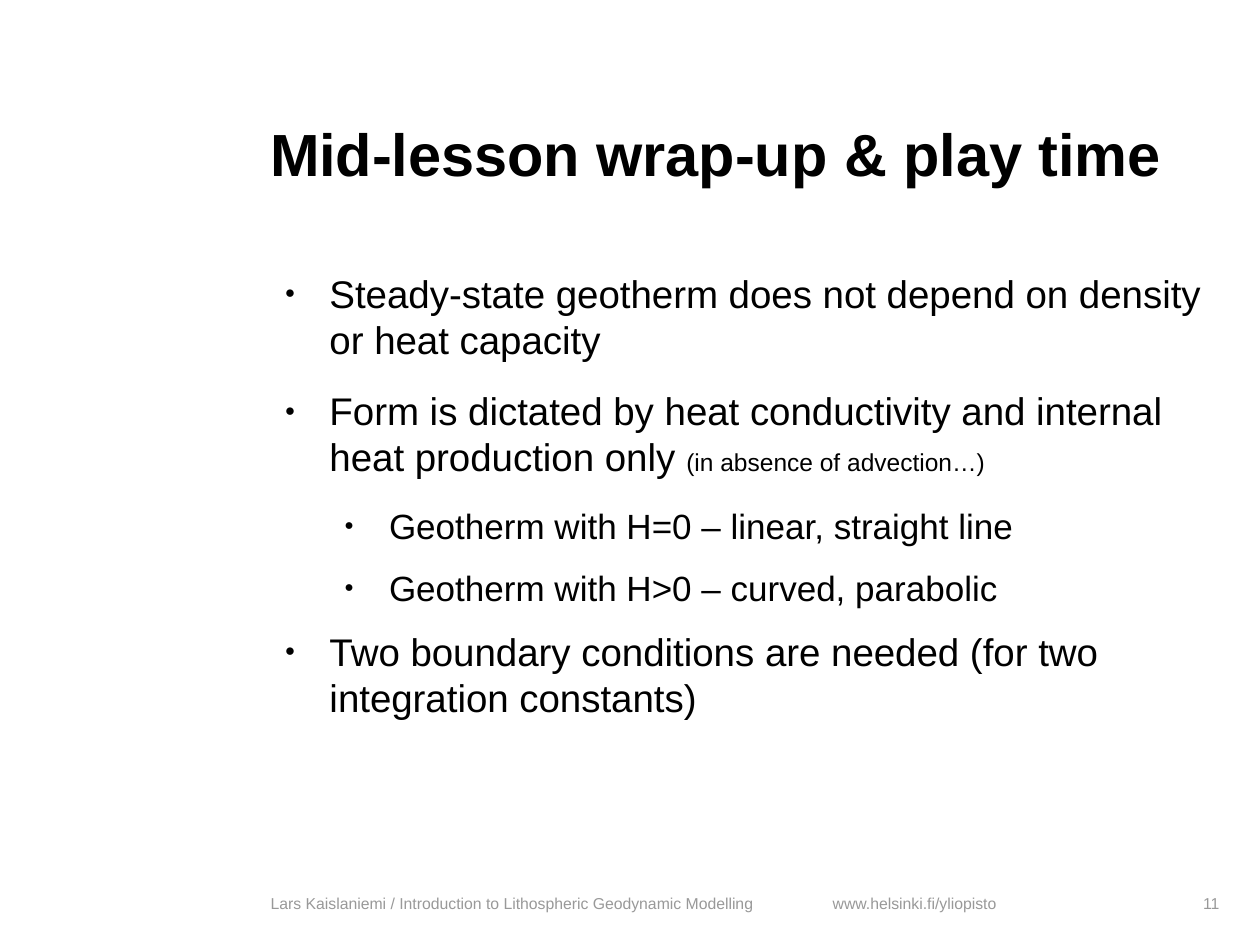
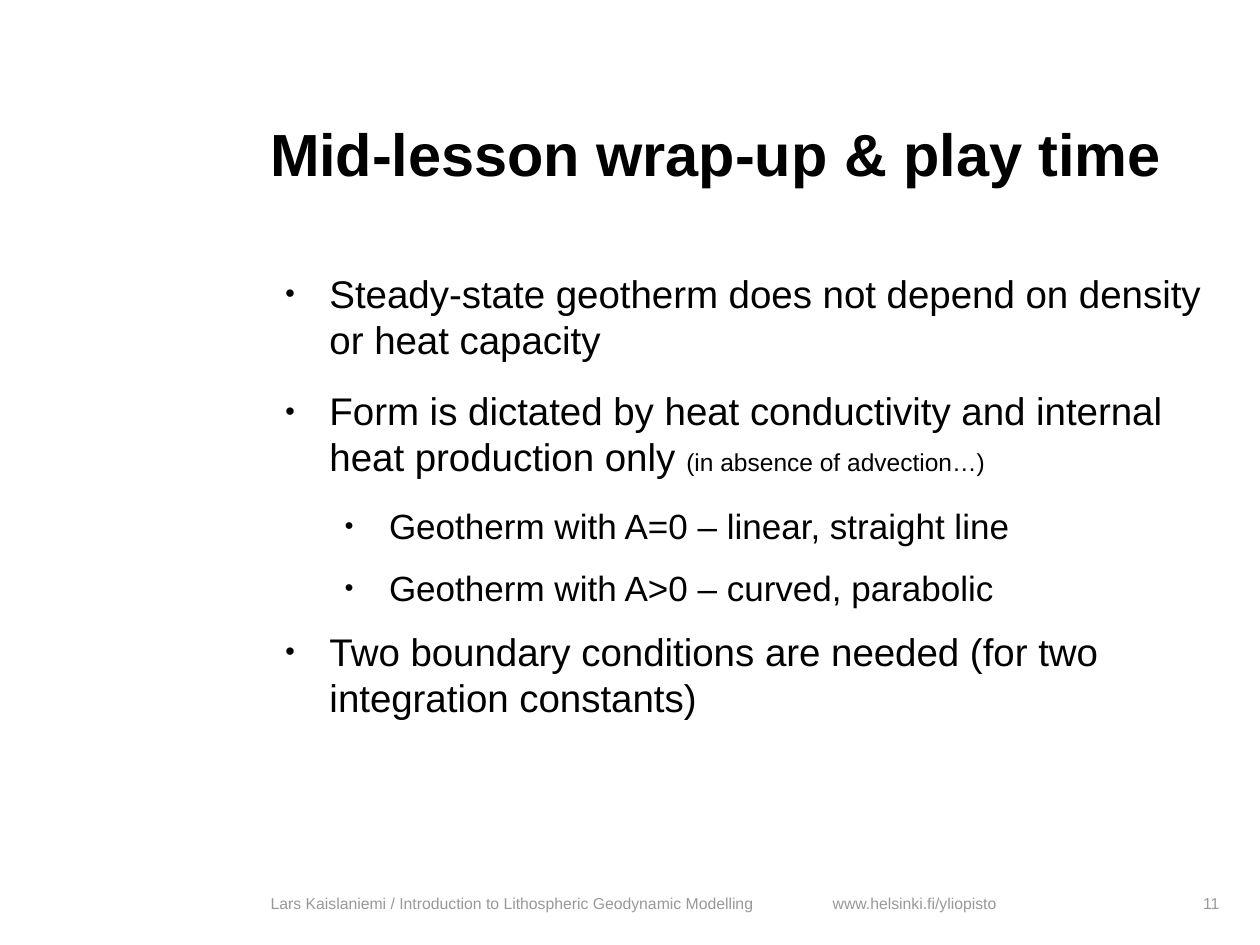
Before and after one commit to HUGG/NGWM2016-modelling-course, a slide deck: slide 11 of Lessons/03-Analytical-solutions-heat-transfer/heat_transfer_analytical.odp. Drawn at 1260x945 pixels with LibreOffice and Linux fonts; fonts in the diff are those of the drawing; background and template pictures are left out. Boxes give left, top, right and bottom in pixels: in the first picture for what was removed or moved away, otherwise in the second. Text is boxed around its words. In the diff, an @@ line names an element or a change of style, - is before the commit and + after.

Commit message:
Lesson 03, minor edits required

```diff
--- a/Lessons/03-Analytical-solutions-heat-transfer/heat_transfer_analytical.odp
+++ b/Lessons/03-Analytical-solutions-heat-transfer/heat_transfer_analytical.odp
@@ text at (389, 513, 1009, 607): text changed @@
-  ● Geotherm with H=0 – linear, straight line
-  ● Geotherm with H>0 – curved, parabolic
+  ● Geotherm with A=0 – linear, straight line
+  ● Geotherm with A>0 – curved, parabolic
```
Also in this commit, not shown: 13 other slides changed, 8 slides added, 3 other files.
